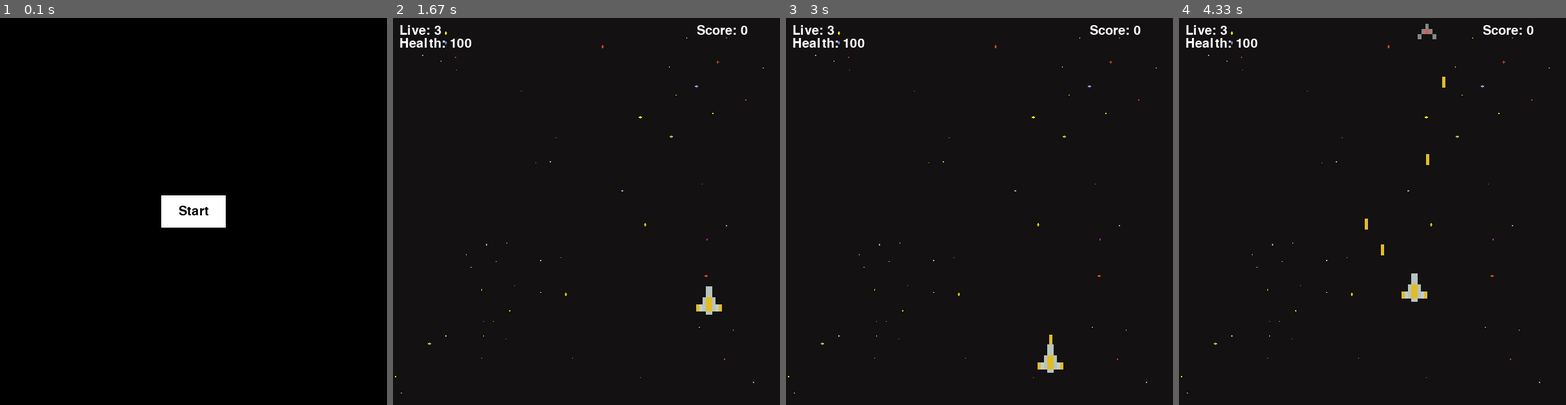
Above: before the commit, frames 1-4 (left to right).
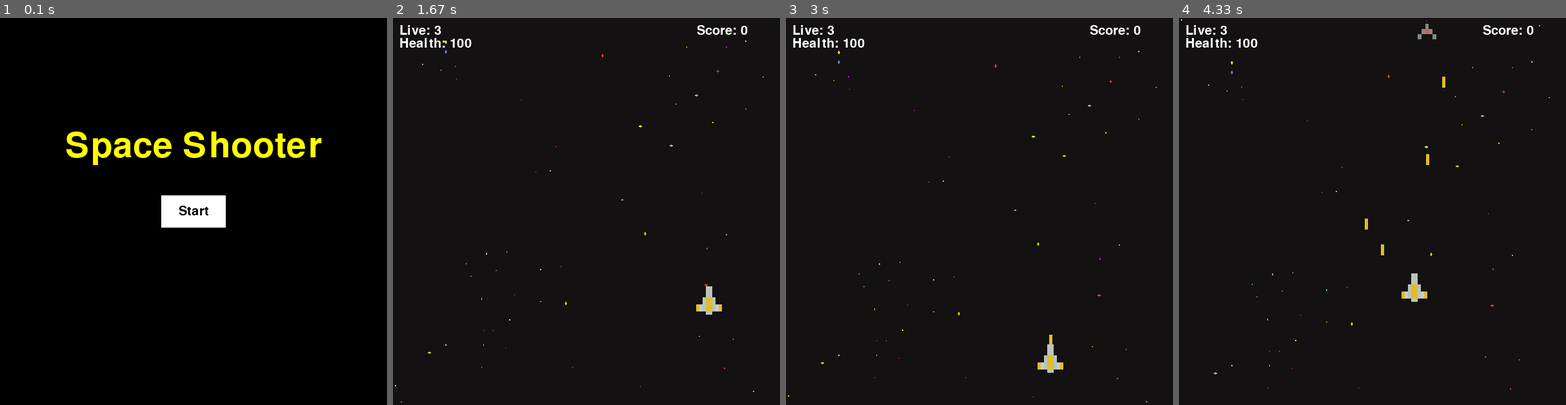
Above: after the commit, the same moments.

Repository: KaL844/pygame-space_shooter
Game: pygame game, started from main.py
The game is run twice, just before and just after one commit, with the same random seed, the same clock (stepped at 60 frames per second) and the same inputs.
Inputs (mouse positions are in pixels of both pictures, inside the frame that each line leads up to):
- Up to frame 1 (0.1 s): no input
- Up to frame 2 (1.67 s): click "Start" at 0.38 s; hold Right 0.67-1.13 s; move the mouse to (571, 226) at 0.7 s; hold Up 1.17-1.47 s; hold Right from 1.5 s (still down)
- Up to frame 3 (3 s): release Right at 1.97 s; hold Left 2-2.53 s; hold Down 2.57-2.87 s; tap Space at 2.9 s
- Up to frame 4 (4.33 s): hold Left 3.23-3.63 s; tap Space at 3.3, 3.6, 3.73, 4.13 s; hold Up 3.67-4.03 s; hold Right from 4.07 s (still down)

The runs differ from the first frame. In frame 1, 2.0% of the frame differs, in the area x 17-84%, y 29-38%; in frame 2, 0.1%; in frame 3, 0.1%; in frame 4, 0.1%.

Commit message:
[add] moving background

Diff:
--- a/components/scene.py
+++ b/components/scene.py
@@ -107,6 +107,7 @@
     ENEMY_NUMBER = 5
     WINDOW_WIDTH = 600
     WINDOW_HEIGHT = 600
+    BG_VEL = 0.2
     class GameObject:
         def __init__(self, x: int, y: int, image: pygame.surface.Surface) -> None:
             self.x = x
@@ -290,6 +291,8 @@
         self.btn_back = Button(x=300, y=300, width=150, height=40, pressed_color=(50,50,50), text='Back', anchor=Align.Mid_Center)
         self.btn_back.set_visible(False)
         self.btn_back.add_event_listener(EventType.Mouse_Touch_End, self.on_back)
+        self.bg_y_1 = 0
+        self.bg_y_2 = -self.window_height
 
     def handle_events(self, _: typing.List[pygame.event.Event]) -> None:
         if not self.is_running: return
@@ -309,6 +312,11 @@
             self.player.shoot()
 
     def update(self) -> None:
+        self.bg_y_1 += GameScene.BG_VEL
+        self.bg_y_2 += GameScene.BG_VEL
+        if (self.bg_y_1 >= self.window_height): self.bg_y_1 = - self.window_height
+        if (self.bg_y_2 >= self.window_height): self.bg_y_2 = - self.window_height
+
         self.live_label.set_text(f'Live: {self.player.lives}')
         self.health_label.set_text(f'Health: {self.player.health}')
         self.score_label.set_text(f'Score: {self.player.score}')
@@ -336,7 +344,9 @@
                 enemy.update(self.player, self.window_height)
 
     def draw(self, screen: pygame.surface.Surface) -> None:
-        screen.blit(self.img_bg, (0, 0))
+        screen.fill((0,0,0))
+        screen.blit(self.img_bg, (0, int(self.bg_y_1)))
+        screen.blit(self.img_bg, (0, int(self.bg_y_2)))
         self.live_label.draw(screen)
         self.health_label.draw(screen)
         self.score_label.draw(screen)
@@ -361,9 +371,11 @@
         self.scene_manager = scene_manager
         self.btn_start = Button(x=300, y=300, width=100, height=50, text='Start', pressed_color=(50,50,50), anchor=Align.Mid_Center)
         self.btn_start.add_event_listener(EventType.Mouse_Touch_End, self.on_start_game)
+        self.title_label = Label(x=300, y=200, text="Space Shooter", text_color=(255, 255, 0), anchor=Align.Mid_Center, font_size=80)
 
     def draw(self, screen: pygame.Surface) -> None:
         screen.fill((0,0,0))
+        self.title_label.draw(screen)
         self.btn_start.draw(screen)
 
     def on_start_game(self, _) -> None:
